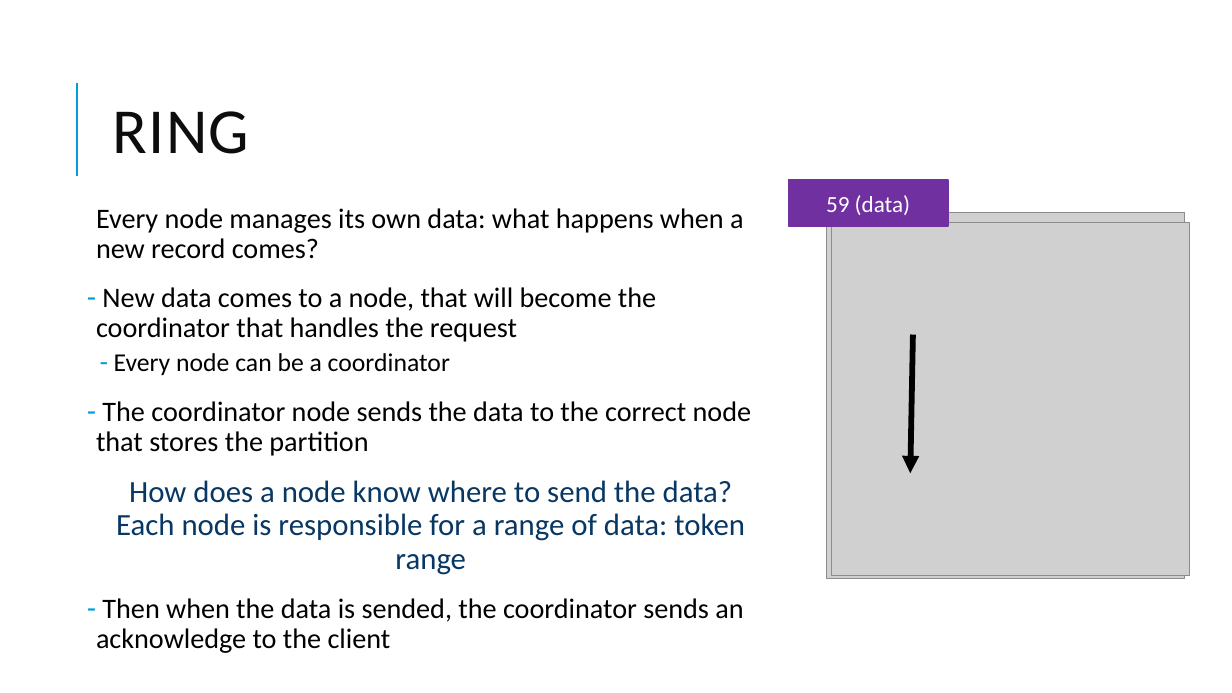
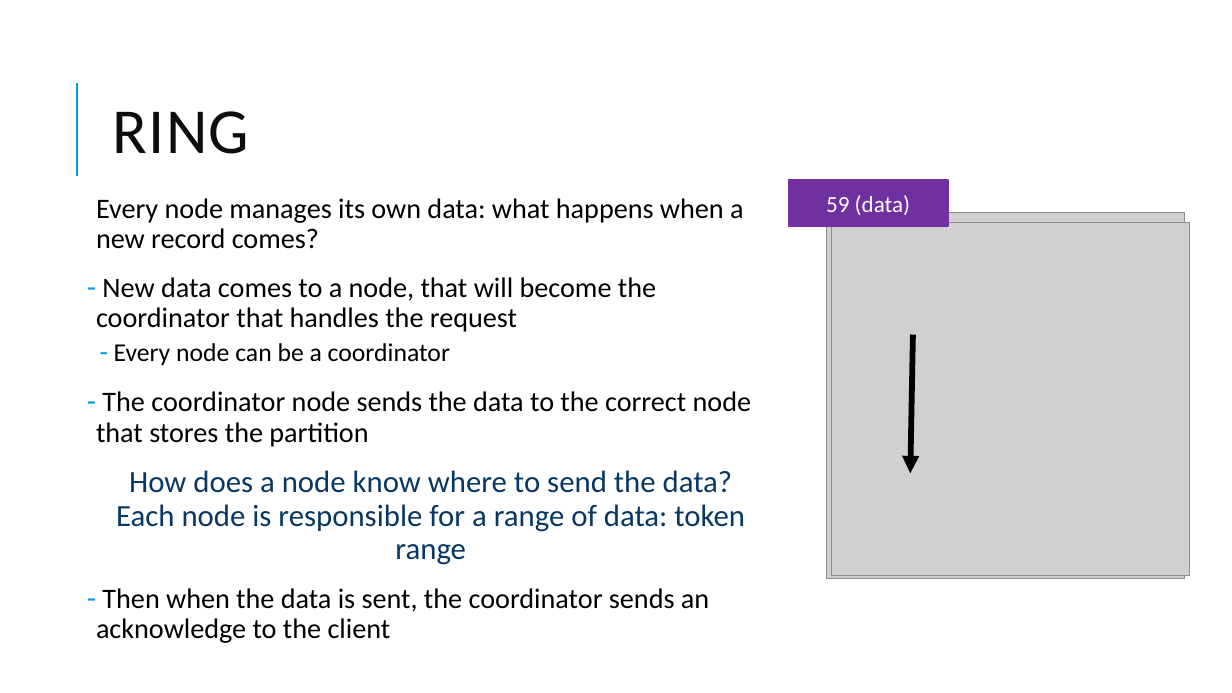
Before and after one commit to DebbyX3/cassandra-project, a slide deck: slide 10 of Cassandra project.pptx. Drawn at 1232x693 pixels with LibreOffice and Linux fonts; fonts in the diff are those of the drawing; grey boxes stand for pictures. Boxes give left, top, right and bottom in pixels: in the first picture for what was removed or moved away, otherwise in the second. Text is boxed around its words. In the diff, an @@ line names an element or a change of style, - is before the commit and + after.

```diff
--- a/Cassandra project.pptx
+++ b/Cassandra project.pptx
@@ text "Every node manages its own ...": place and size @@
-text "Every node manages its own ..." at [96,208,751,653]
+text "Every node manages its own ..." at [96,198,751,643]
@@ text at [96,588,709,643]: text changed @@
-– Then when the data is sended, the coordinator sends an acknowledge to the client
+– Then when the data is sent, the coordinator sends an acknowledge to the client
```
Also in this commit, not shown: 1 other slide changed, 3 slides added, 1 slide removed.
